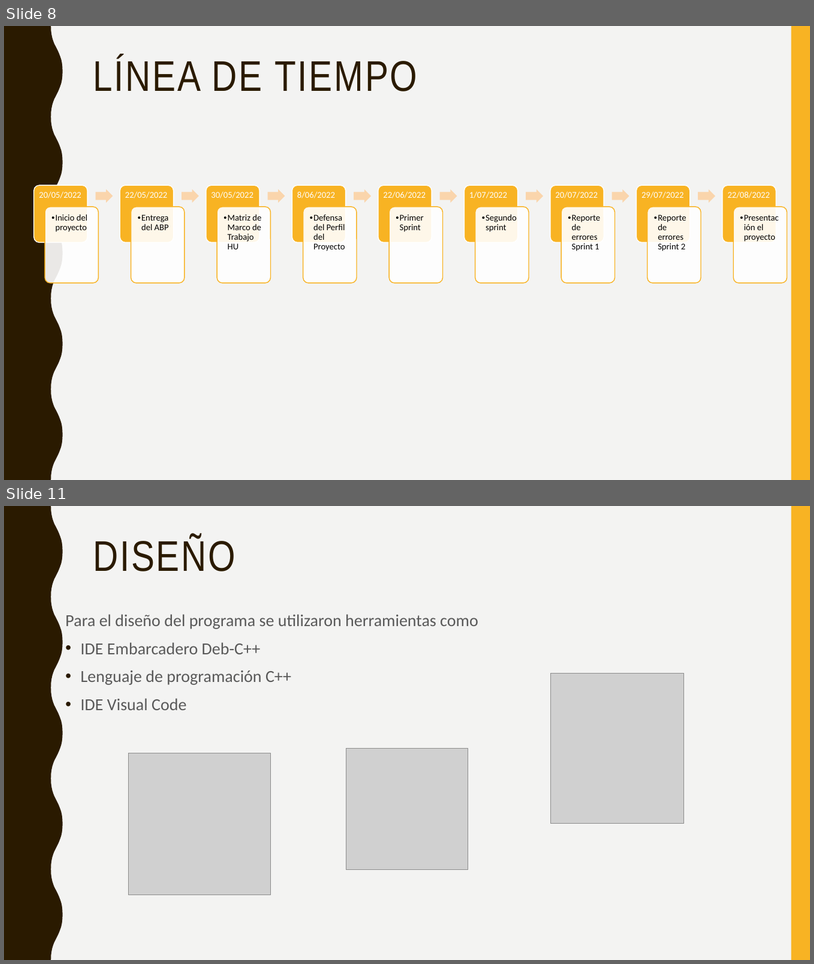
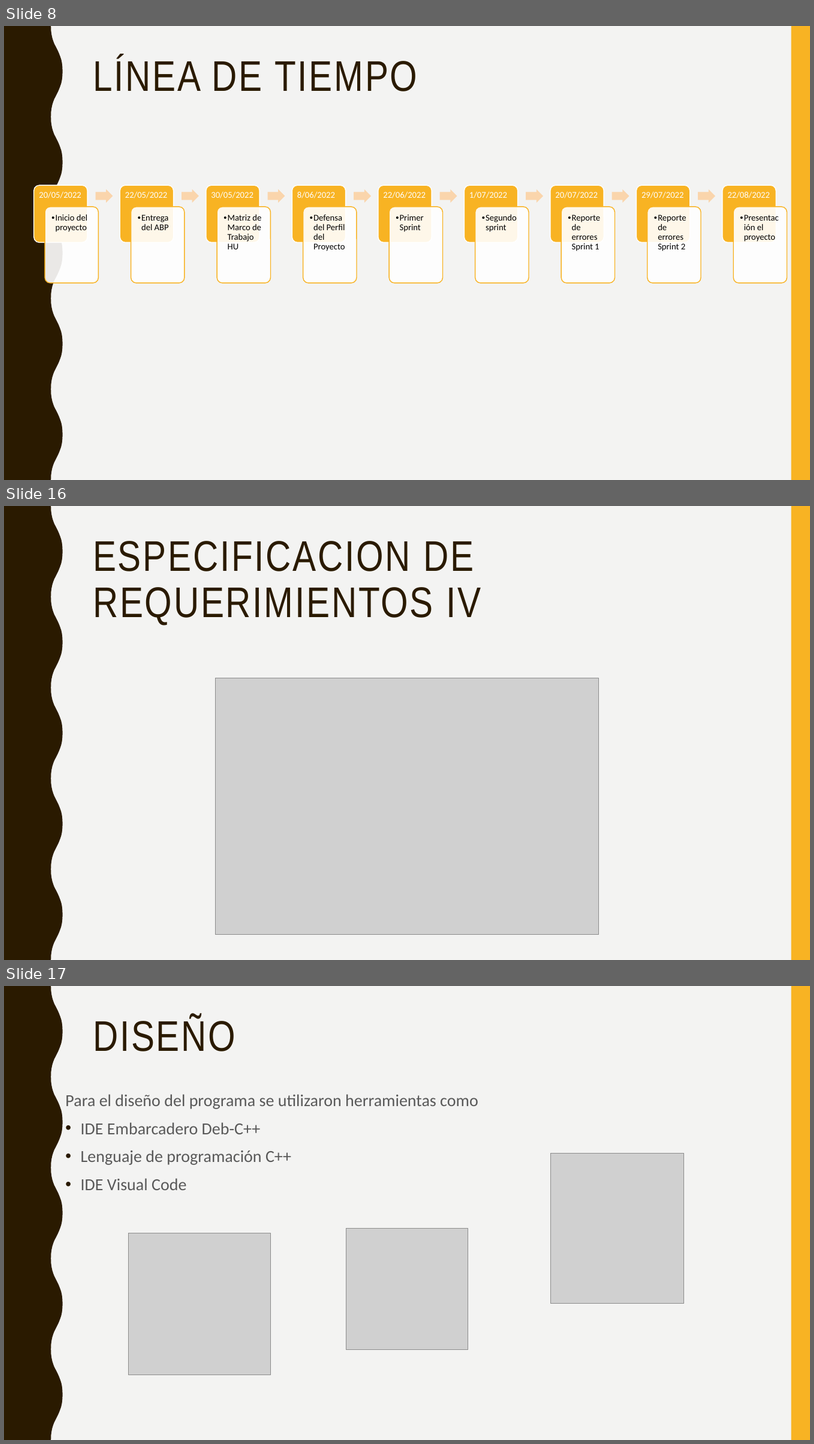
Before and after one commit to dahidalgo18/4618_G4_MDSW, a slide deck: PRESENTACION/Agenda de proyecto grupo 4.pptx. Shown one above the other, each under a label of ours: slides 8 and 11 before the commit, slides 8, 16 and 17 after it; the slides between them are not shown. The pictures are 814x964 and 814x1444 pixels, drawn with LibreOffice and Linux fonts; fonts in the diff are those of the drawing; grey boxes stand for pictures. Boxes give left, top, right and bottom in pixels: in the first picture for what was removed or moved away, otherwise in the second. Text is boxed around its words. In the diff, an @@ line names an element or a change of style, - is before the commit and + after.

```diff
--- a/PRESENTACION/Agenda de proyecto grupo 4.pptx
+++ b/PRESENTACION/Agenda de proyecto grupo 4.pptx
@@ slide 16 added at box(4, 506, 810, 960), background #F3F3F2; not listed: 2 template elements that a slide beside it also shows @@
@@ title added at box(93, 541, 482, 625), 51 pt, text #2A1A00 @@
+ESPECIFICACION DE REQUERIMIENTOS IV
@@ picture added at box(216, 678, 599, 934) @@
@@ what was slide 11 is now slide 17 @@
```
Also in this commit, not shown: 4 slides changed, 5 other slides added, 2 other files.
